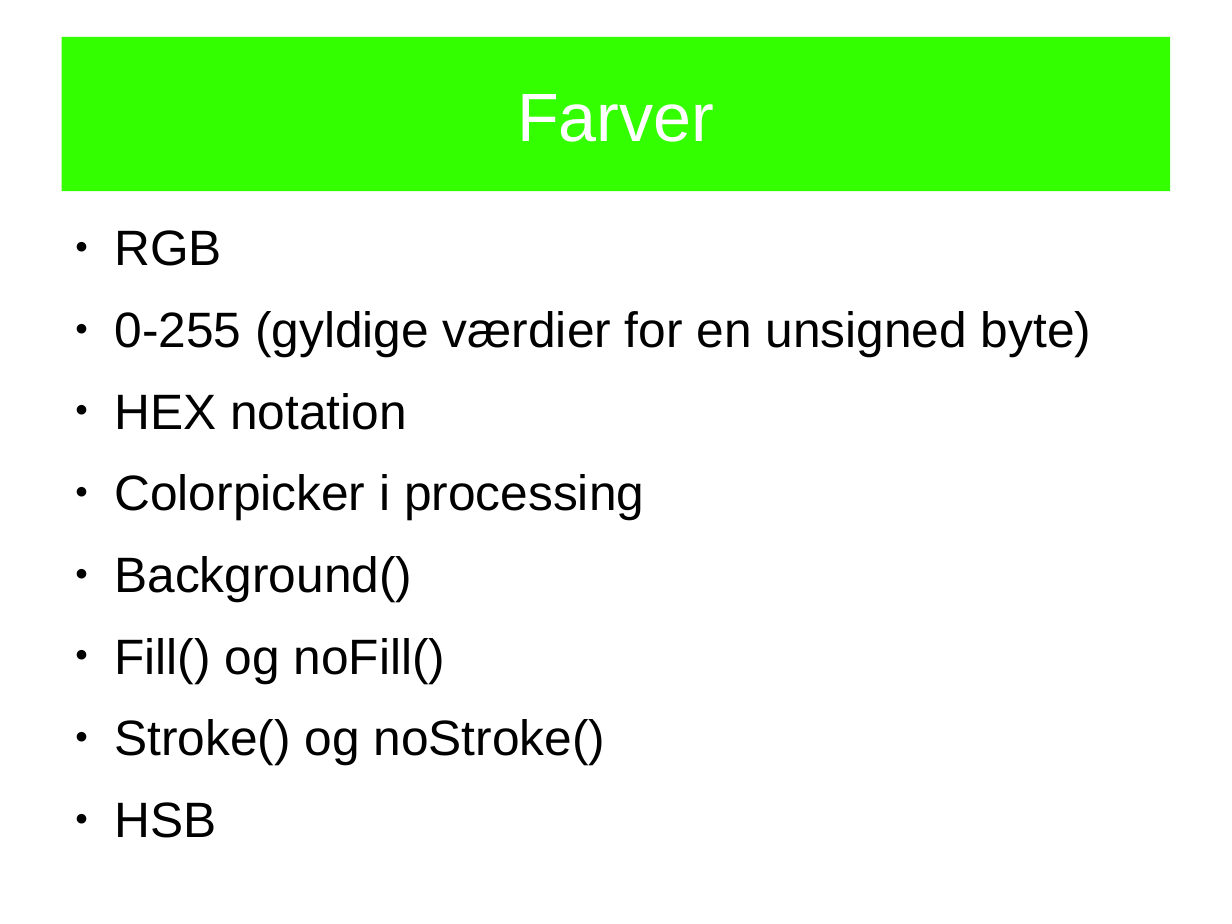
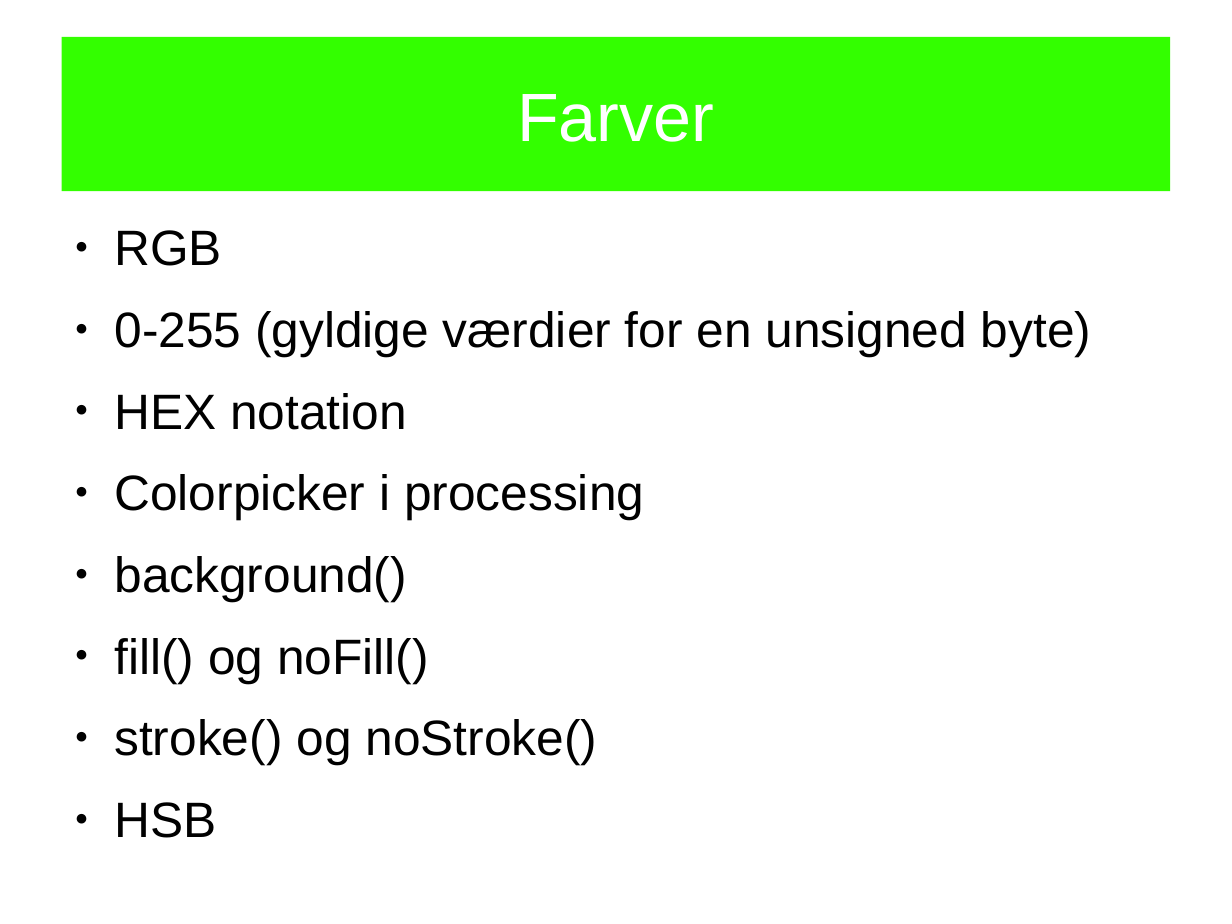
Before and after one commit to openspaceaarhus/Processing-workshops, a slide deck: slide 11 of slides/workshop1/workshop1.odp. Drawn at 1232x924 pixels with LibreOffice and Linux fonts; fonts in the diff are those of the drawing. Boxes give left, top, right and bottom in pixels: in the first picture for what was removed or moved away, otherwise in the second. Text is boxed around its words. In the diff, an @@ line names an element or a change of style, - is before the commit and + after.

```diff
--- a/slides/workshop1/workshop1.odp
+++ b/slides/workshop1/workshop1.odp
@@ text at [114,556,597,765]: text changed @@
-● Background()
-● Fill() og noFill()
-● Stroke() og noStroke()
+● background()
+● fill() og noFill()
+● stroke() og noStroke()
```
Also in this commit, not shown: 6 other slides changed, 1 other file.
